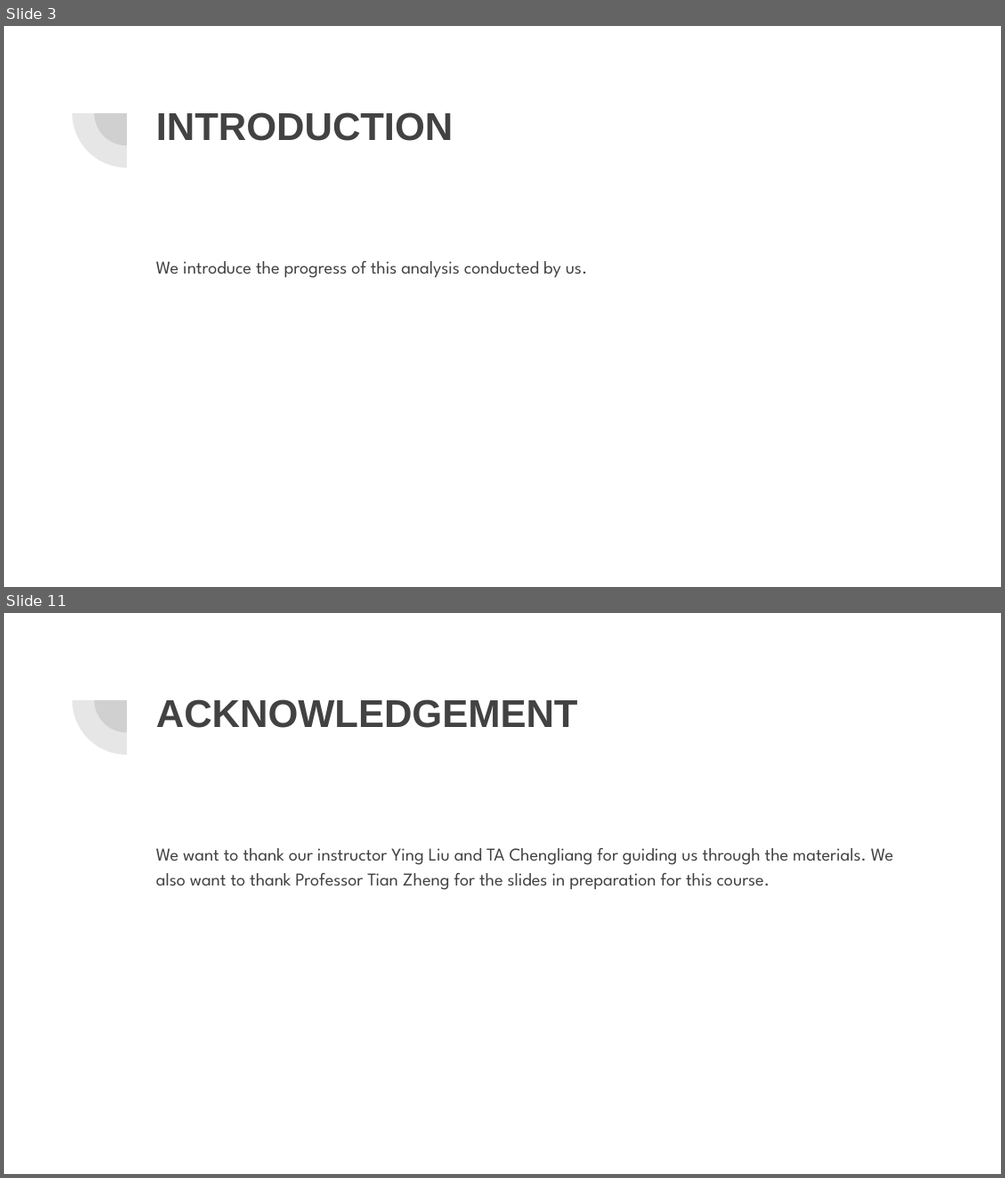
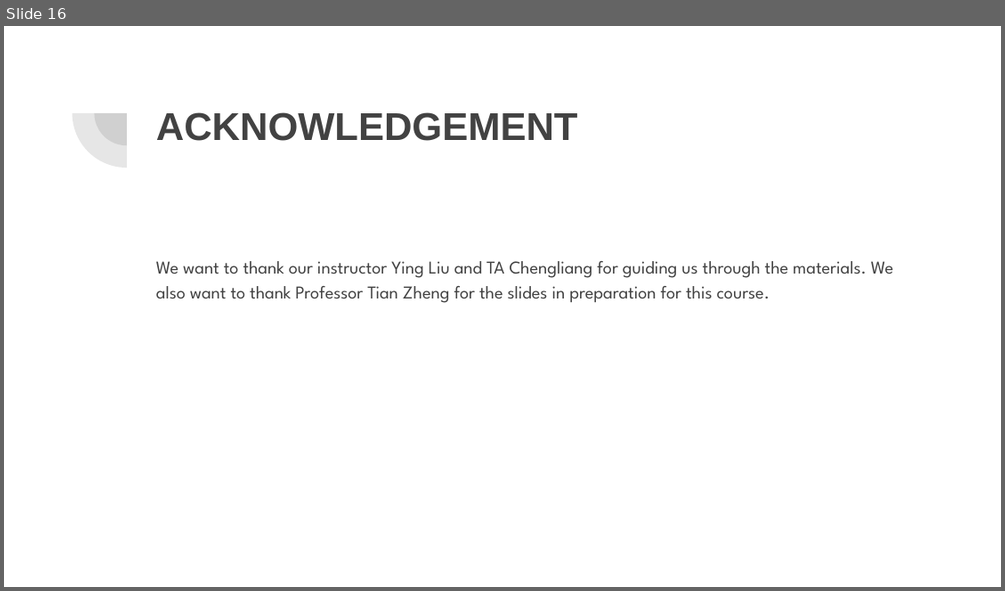
Before and after one commit to yiqiao-yin/Fall2018-Proj3-Sec1-grp4, a slide deck: doc/Presentation.pptx. Shown one above the other, each under a label of ours: slides 3 and 11 before the commit, slide 16 after it; the slides between them are not shown. The pictures are 1005x1178 and 1005x591 pixels, drawn with LibreOffice and Linux fonts; fonts in the diff are those of the drawing. Boxes give left, top, right and bottom in pixels: in the first picture for what was removed or moved away, otherwise in the second. Text is boxed around its words. In the diff, an @@ line names an element or a change of style, - is before the commit and + after.

```diff
--- a/doc/Presentation.pptx
+++ b/doc/Presentation.pptx
@@ slide 3 removed at (x1=4, y1=26, x2=1001, y2=587), background #FFFFFF; not listed: 2 template elements that a slide beside it also shows @@
@@ title removed at (x1=156, y1=112, x2=453, y2=141) @@
-INTRODUCTION
@@ text removed at (x1=156, y1=261, x2=588, y2=278) @@
-We introduce the progress of this analysis conducted by us.
@@ what was slide 11 is now slide 16 @@
```
Also in this commit, not shown: 3 slides changed, 10 slides added, 4 other slides removed.
